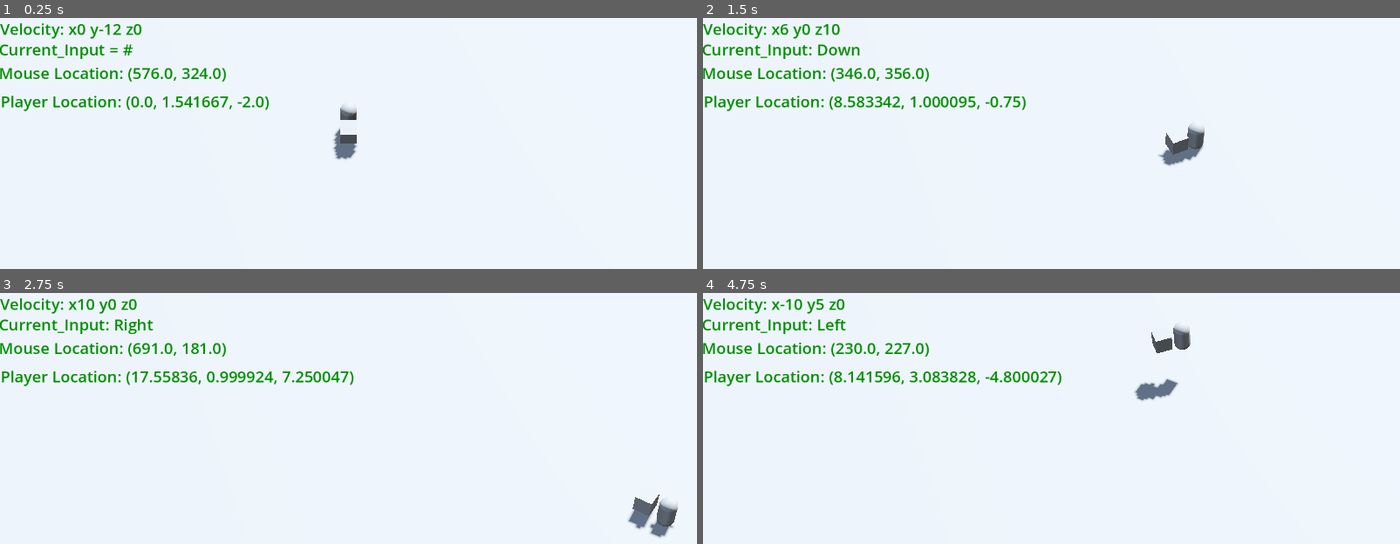
Above: before the commit, frames 1-4 (two rows, left to right).
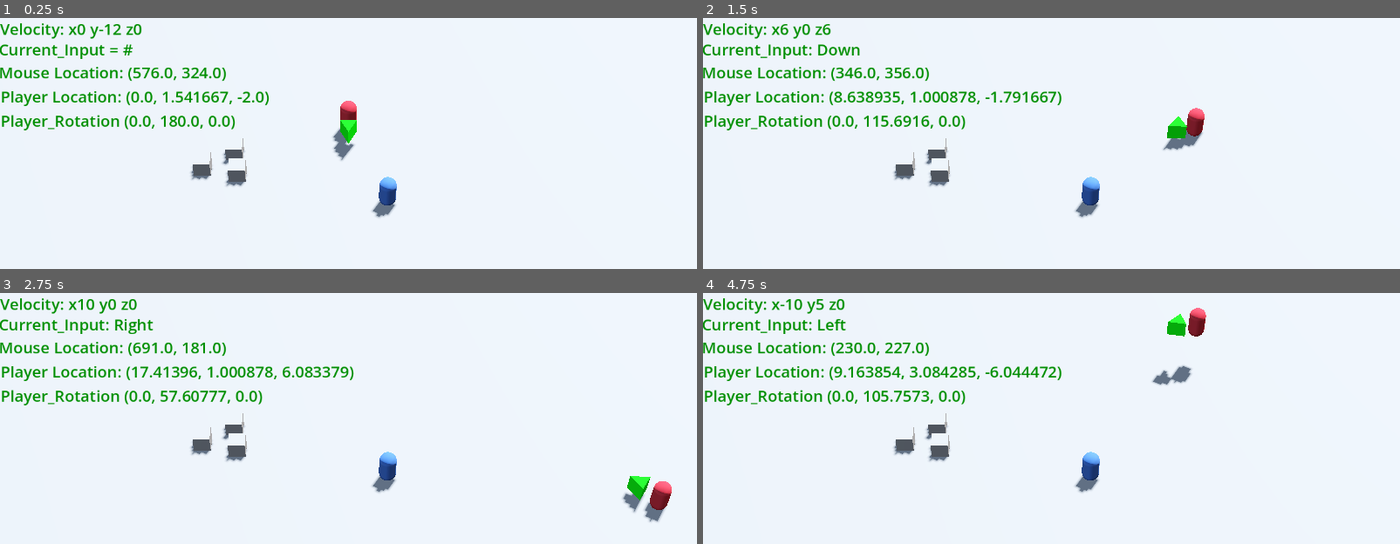
Above: after the commit, the same moments.

Repository: MichaelHayesMC/Term_3_Godot_GameName
Game: Godot game, scene res://scenes/arena.tscn
Same seed, same stepped clock (60 frames per second), same inputs: the game is played once before the commit and once after it. Before the commit the project starts from res://scenes/node_3d.tscn.
Inputs (mouse positions are in pixels of both pictures, inside the frame that each line leads up to):
- Up to frame 1 (0.25 s): no input
- Up to frame 2 (1.5 s): move the mouse to (1204, 193) at 0.52 s; hold D (move_right) 0.53-1.28 s; tap Space (jump) at 0.77 s; move the mouse to (912, 233) at 1.27 s; hold S (move_down) from 1.28 s (still down)
- Up to frame 3 (2.75 s): tap Space (jump) at 1.52 s; move the mouse to (418, 403) at 2.02 s; release S (move_down) at 2.03 s; hold D (move_right) from 2.03 s (still down)
- Up to frame 4 (4.75 s): move the mouse to (outside the picture) at 2.77 s; release D (move_right) at 2.78 s; hold W (move_up) 2.78-3.53 s; tap Space (jump) at 3.02, 3.77, 4.52 s; move the mouse to (outside the picture) at 3.52 s; hold A (move_left) from 3.53 s (still down); move the mouse to (842, 431) at 4.27 s

The runs differ from the first frame. In frame 1, 3.8% of the frame differs, in the area x 0-57%, y 19-80%; in frame 2, 4.9%; in frame 3, 5.0%; in frame 4, 5.1%, in the area x 0-73%, y 5-80%.

Commit message:
Dummy + Name Changes
Created a dummy that changes colour if the player's cursor is hovering over them indicating a state of prioritisation

Diff:
--- a/new-game-project/project.godot
+++ b/new-game-project/project.godot
@@ -11,7 +11,7 @@
 [application]
 
 config/name="New Game Project"
-run/main_scene="res://scenes/node_3d.tscn"
+run/main_scene="res://scenes/arena.tscn"
 config/features=PackedStringArray("4.6", "Forward Plus")
 config/icon="res://icon.svg"
 
--- a/new-game-project/scenes/node_3d.tscn
+++ b/new-game-project/scenes/arena.tscn
@@ -1,6 +1,8 @@
 [gd_scene format=3 uid="uid://mgp02mkor0at"]
 
-[ext_resource type="PackedScene" uid="uid://ddc8k6gybq8ur" path="res://scenes/character_body_3d.tscn" id="1_tyffc"]
+[ext_resource type="PackedScene" uid="uid://ddc8k6gybq8ur" path="res://scenes/player.tscn" id="1_e05a3"]
+[ext_resource type="PackedScene" uid="uid://coe6gt8xp4yqw" path="res://scenes/dummy.tscn" id="2_olpmc"]
+[ext_resource type="PackedScene" uid="uid://bq6dpy3wi7wy4" path="res://scenes/weapon.tscn" id="2_wl4x5"]
 
 [sub_resource type="ProceduralSkyMaterial" id="ProceduralSkyMaterial_4xowi"]
 sky_horizon_color = Color(0.66224277, 0.6717428, 0.6867428, 1)
@@ -39,10 +41,12 @@
 fov = 20.0
 size = 10.0
 
-[node name="CharacterBody3D" parent="." unique_id=1438579107 instance=ExtResource("1_tyffc")]
+[node name="CharacterBody3D" parent="." unique_id=1438579107 instance=ExtResource("1_e05a3")]
 transform = Transform3D(1, 0, 0, 0, 1, 0, 0, 0, 1, 0, 3, -2)
 
 [node name="StaticBody3D" type="StaticBody3D" parent="." unique_id=1150942541]
+collision_layer = 3
+collision_mask = 3
 physics_material_override = SubResource("PhysicsMaterial_a202f")
 
 [node name="CollisionShape3D" type="CollisionShape3D" parent="StaticBody3D" unique_id=1521952302]
@@ -50,6 +54,7 @@
 
 [node name="MeshInstance3D" type="MeshInstance3D" parent="StaticBody3D" unique_id=931718446]
 transform = Transform3D(-100, 0, 0, 0, -0.1, 0, 0, 0, -100, 0, 0, 0)
+layers = 3
 mesh = SubResource("BoxMesh_4xowi")
 
 [node name="Velocity_preview" type="Label" parent="." unique_id=415163890]
@@ -70,18 +75,39 @@
 
 [node name="Mouse_loc" type="Label" parent="." unique_id=1079711593]
 offset_left = -2.0
-offset_top = 73.0
+offset_top = 72.0
 offset_right = 429.0
-offset_bottom = 133.0
+offset_bottom = 132.0
 size_flags_horizontal = 0
 text = "Previous_Input = #"
 label_settings = SubResource("LabelSettings_tyffc")
 
 [node name="Player_direction" type="Label" parent="." unique_id=1565483740]
 offset_left = 1.0
-offset_top = 120.0
+offset_top = 112.0
 offset_right = 432.0
-offset_bottom = 180.0
+offset_bottom = 172.0
 size_flags_horizontal = 0
 text = "Previous_Input = #"
 label_settings = SubResource("LabelSettings_tyffc")
+
+[node name="Player_rotation" type="Label" parent="." unique_id=1816384639]
+offset_left = 1.0
+offset_top = 152.0
+offset_right = 432.0
+offset_bottom = 212.0
+size_flags_horizontal = 0
+text = "Previous_Input = #"
+label_settings = SubResource("LabelSettings_tyffc")
+
+[node name="RigidBody3D" parent="." unique_id=2104336907 instance=ExtResource("2_wl4x5")]
+transform = Transform3D(1, 0, 0, 0, 1, 0, 0, 0, 1, -6.8448186, 0.5, 0.09681654)
+
+[node name="RigidBody3D2" parent="." unique_id=391419136 instance=ExtResource("2_wl4x5")]
+transform = Transform3D(1, 0, 0, 0, 1, 0, 0, 0, 1, -8.678013, 0.5, 1.3099527)
+
+[node name="RigidBody3D3" parent="." unique_id=537413001 instance=ExtResource("2_wl4x5")]
+transform = Transform3D(1, 0, 0, 0, 1, 0, 0, 0, 1, -6.573575, 0.5, 1.8098397)
+
+[node name="Dummy" parent="." unique_id=1922773541 instance=ExtResource("2_olpmc")]
+transform = Transform3D(1, 0, 0, 0, 1, 0, 0, 0, 1, 2.2585626, 1, 3.8999844)
--- a/new-game-project/scenes/character_body_3d.tscn
+++ /dev/null
@@ -1,19 +0,0 @@
-[gd_scene format=3 uid="uid://ddc8k6gybq8ur"]
-
-[ext_resource type="Script" uid="uid://82l1c27xikiy" path="res://scripts/character_body_3d.gd" id="1_iwpo4"]
-
-[sub_resource type="CapsuleShape3D" id="CapsuleShape3D_bu0v1"]
-
-[sub_resource type="CapsuleMesh" id="CapsuleMesh_iwpo4"]
-
-[node name="CharacterBody3D" type="CharacterBody3D" unique_id=1438579107]
-script = ExtResource("1_iwpo4")
-
-[node name="CollisionShape3D" type="CollisionShape3D" parent="." unique_id=1162127080]
-shape = SubResource("CapsuleShape3D_bu0v1")
-
-[node name="MeshInstance3D" type="MeshInstance3D" parent="." unique_id=2029733507]
-mesh = SubResource("CapsuleMesh_iwpo4")
-
-[node name="CSGBox3D" type="CSGBox3D" parent="." unique_id=2099350941]
-transform = Transform3D(0.9999993, 0.0012087682, -7.2720527e-06, -0.0012087841, 0.9999952, -0.0028618663, 3.8110852e-06, 0.0028618728, 0.9999959, -0.018352509, 0.12526155, -1.279286)
--- /dev/null
+++ b/new-game-project/scenes/dummy.tscn
@@ -0,0 +1,30 @@
+[gd_scene format=3 uid="uid://coe6gt8xp4yqw"]
+
+[ext_resource type="Script" uid="uid://d13eyun7ncjog" path="res://scripts/dummy.gd" id="1_kre8v"]
+
+[sub_resource type="CapsuleShape3D" id="CapsuleShape3D_3qfmy"]
+
+[sub_resource type="CapsuleMesh" id="CapsuleMesh_kre8v"]
+
+[sub_resource type="StandardMaterial3D" id="StandardMaterial3D_k5f3b"]
+albedo_color = Color(0.25492018, 0.4102332, 0.7103265, 1)
+
+[node name="Dummy" type="CharacterBody3D" unique_id=1922773541]
+collision_layer = 4
+collision_mask = 4
+script = ExtResource("1_kre8v")
+
+[node name="CollisionShape3D" type="CollisionShape3D" parent="." unique_id=1177525667]
+shape = SubResource("CapsuleShape3D_3qfmy")
+disabled = true
+
+[node name="MeshInstance3D" type="MeshInstance3D" parent="." unique_id=2147307652]
+mesh = SubResource("CapsuleMesh_kre8v")
+surface_material_override/0 = SubResource("StandardMaterial3D_k5f3b")
+
+[node name="Dummy_hitbox" type="Area3D" parent="." unique_id=184790524]
+collision_layer = 5
+collision_mask = 5
+
+[node name="CollisionShape3D" type="CollisionShape3D" parent="Dummy_hitbox" unique_id=1752084525]
+shape = SubResource("CapsuleShape3D_3qfmy")
--- /dev/null
+++ b/new-game-project/scenes/player.tscn
@@ -0,0 +1,37 @@
+[gd_scene format=3 uid="uid://ddc8k6gybq8ur"]
+
+[ext_resource type="Script" uid="uid://82l1c27xikiy" path="res://scripts/character_body_3d.gd" id="1_iwpo4"]
+
+[sub_resource type="CapsuleShape3D" id="CapsuleShape3D_bu0v1"]
+
+[sub_resource type="CapsuleMesh" id="CapsuleMesh_iwpo4"]
+
+[sub_resource type="StandardMaterial3D" id="StandardMaterial3D_o7tup"]
+albedo_color = Color(0.7372549, 0.18431373, 0.22745098, 1)
+
+[sub_resource type="PrismMesh" id="PrismMesh_cvunv"]
+
+[sub_resource type="StandardMaterial3D" id="StandardMaterial3D_cvunv"]
+albedo_color = Color(0, 1, 0, 1)
+
+[sub_resource type="BoxShape3D" id="BoxShape3D_3vyb7"]
+
+[node name="CharacterBody3D" type="CharacterBody3D" unique_id=1438579107]
+script = ExtResource("1_iwpo4")
+
+[node name="CollisionShape3D" type="CollisionShape3D" parent="." unique_id=1162127080]
+shape = SubResource("CapsuleShape3D_bu0v1")
+
+[node name="MeshInstance3D" type="MeshInstance3D" parent="." unique_id=2029733507]
+mesh = SubResource("CapsuleMesh_iwpo4")
+surface_material_override/0 = SubResource("StandardMaterial3D_o7tup")
+
+[node name="MeshInstance3D2" type="MeshInstance3D" parent="." unique_id=1287860943]
+transform = Transform3D(1, 0, 0, 0, -4.371139e-08, 1, 0, -1, -4.371139e-08, 0, 0, -1.4427164)
+mesh = SubResource("PrismMesh_cvunv")
+surface_material_override/0 = SubResource("StandardMaterial3D_cvunv")
+
+[node name="CollisionShape3D2" type="CollisionShape3D" parent="." unique_id=1183849808]
+transform = Transform3D(1, 0, 0, 0, 1, 0, 0, 0, 1, 0, 0, -1.297776)
+shape = SubResource("BoxShape3D_3vyb7")
+debug_fill = false
--- /dev/null
+++ b/new-game-project/scenes/weapon.tscn
@@ -0,0 +1,13 @@
+[gd_scene format=3 uid="uid://bq6dpy3wi7wy4"]
+
+[sub_resource type="BoxShape3D" id="BoxShape3D_6nu22"]
+
+[sub_resource type="BoxMesh" id="BoxMesh_xasec"]
+
+[node name="RigidBody3D" type="RigidBody3D" unique_id=2104336907]
+
+[node name="CollisionShape3D" type="CollisionShape3D" parent="." unique_id=1314176152]
+shape = SubResource("BoxShape3D_6nu22")
+
+[node name="MeshInstance3D" type="MeshInstance3D" parent="." unique_id=311109458]
+mesh = SubResource("BoxMesh_xasec")
--- a/new-game-project/scripts/character_body_3d.gd
+++ b/new-game-project/scripts/character_body_3d.gd
@@ -4,6 +4,7 @@
 @onready var velocity_preview: Label = $"../Velocity_preview"
 @onready var mouse_loc: Label = $"../Mouse_loc"
 @onready var player_direction: Label = $"../Player_direction"
+@onready var player_rotation: Label = $"../Player_rotation"
 @onready var camera_3d: Camera3D = $"../Camera3D"
 
 const Speed := 75.0
@@ -22,24 +23,23 @@
 
 	var origin = camera_3d.project_ray_origin(mousepos)
 	var end = origin + camera_3d.project_ray_normal(mousepos) * 1000
-	var query = PhysicsRayQueryParameters3D.create(origin, end)
+	var query = PhysicsRayQueryParameters3D.create(origin, end, 2)
 	query.collide_with_areas = true
 
 	var result = space_state.intersect_ray(query)
 
-	#result.position.y = 1
-
-	#print(result.position)
+	result.position.y = position.y
 
 	look_at(result.position)
 
+	player_rotation.text = "Player_Rotation " + str(rotation_degrees)
 
 	if Input.is_action_pressed("jump") and is_on_floor():
 		velocity.y += Jump_Strength
 	else:
 		velocity.y -= Gravity * delta
 
-	if Input.is_action_pressed("move_down"):
+	if Input.is_action_pressed("move_down") and is_on_floor():
 		velocity.z += Speed * delta
 		current_preview.text = "Current_Input: Down"
 		if velocity.z > TopSpeed:
@@ -49,7 +49,7 @@
 		if velocity.z < 0:
 			velocity.z = 0
 
-	if Input.is_action_pressed("move_up"):
+	if Input.is_action_pressed("move_up") and is_on_floor():
 		current_preview.text = "Current_Input: Up"
 		velocity.z -= Speed * delta
 		if velocity.z < -TopSpeed:
@@ -59,7 +59,7 @@
 		if velocity.z > 0:
 			velocity.z = 0
 
-	if Input.is_action_pressed("move_right"):
+	if Input.is_action_pressed("move_right") and is_on_floor():
 		velocity.x += Speed * delta
 		current_preview.text = "Current_Input: Right"
 		if velocity.x > TopSpeed:
@@ -69,7 +69,7 @@
 		if velocity.x < 0:
 			velocity.x = 0
 
-	if Input.is_action_pressed("move_left"):
+	if Input.is_action_pressed("move_left") and is_on_floor():
 		current_preview.text = "Current_Input: Left"
 		velocity.x -= Speed * delta
 		if velocity.x < -TopSpeed:
--- /dev/null
+++ b/new-game-project/scripts/dummy.gd
@@ -0,0 +1,20 @@
+extends CharacterBody3D
+
+@onready var camera_3d: Camera3D = $"../Camera3D"
+
+func _physics_process(delta: float) -> void:
+	var space_state = get_world_3d().direct_space_state
+	var mousepos = get_viewport().get_mouse_position()
+
+	var origin = camera_3d.project_ray_origin(mousepos)
+	var end = origin + camera_3d.project_ray_normal(mousepos) * 1000
+	var query2 = PhysicsRayQueryParameters3D.create(origin, end, 3)
+	query2.collide_with_areas = true
+
+	var result = space_state.intersect_ray(query2)
+
+	var mat = $MeshInstance3D.get_active_material(0) as StandardMaterial3D
+	if result.collider == $Dummy_hitbox:
+		mat.albedo_color = Color(0.871, 0.157, 0.451, 1.0)
+	else:
+		mat.albedo_color = Color(0.255, 0.412, 0.71, 1.0)
Not shown, added: new-game-project/scripts/dummy.gd.uid
